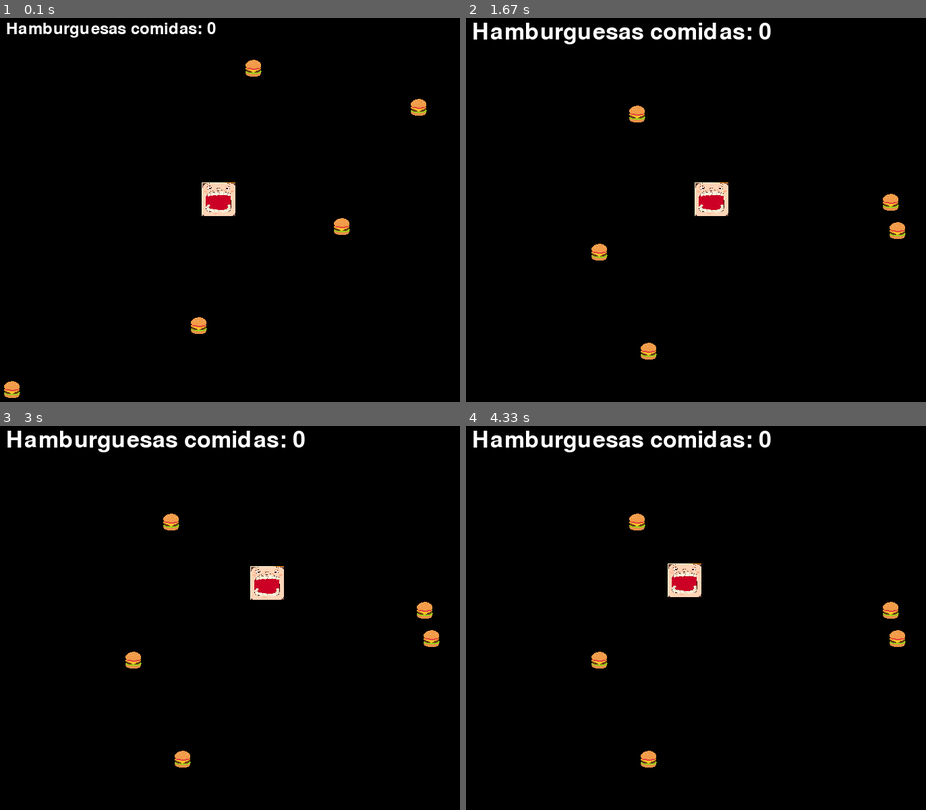
Above: before the commit, frames 1-4 (two rows, left to right).
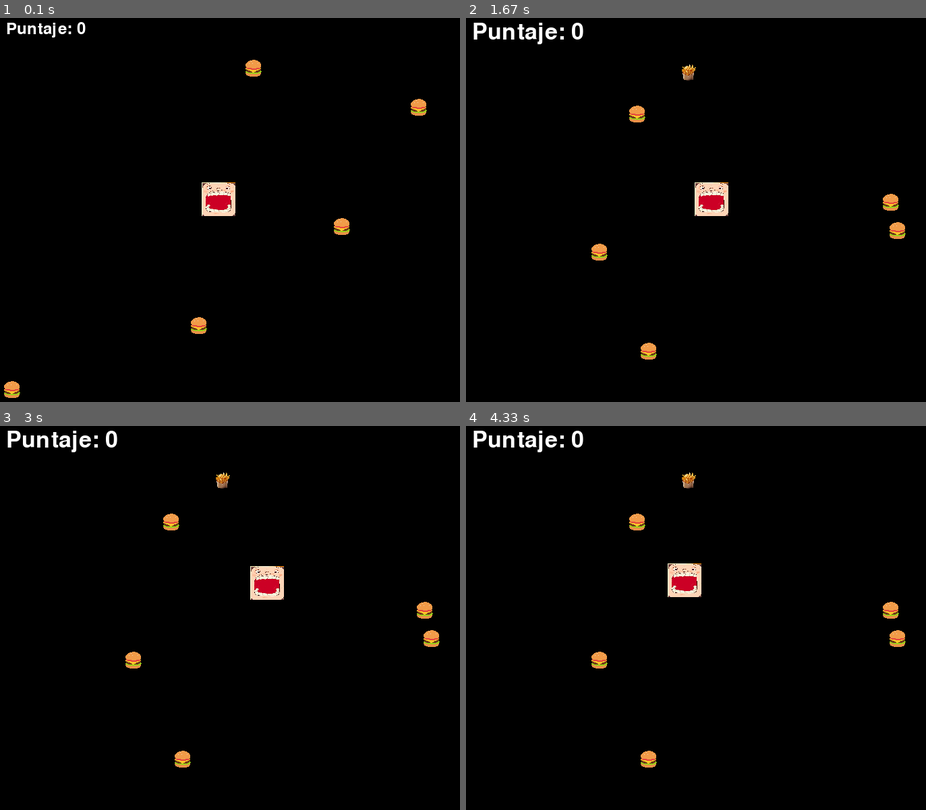
Above: after the commit, the same moments.

Repository: MateoPrados/pygame_eater
Game: pygame game, started from PyGame/main.py
Same seed, same stepped clock (60 frames per second), same inputs: the game is played once before the commit and once after it.
Inputs:
- Up to frame 1 (0.1 s): no input
- Up to frame 2 (1.67 s): hold Esc 0.33-0.8 s; hold D 0.33-0.8 s; hold Esc 0.83-1.3 s; hold D from 1.33 s (still down)
- Up to frame 3 (3 s): release D at 1.8 s; hold W 1.83-2.13 s; hold D 2.17-2.63 s; hold A from 2.67 s (still down)
- Up to frame 4 (4.33 s): release A at 3.2 s; hold S 3.23-3.53 s; hold A 3.57-3.97 s; hold W from 4 s (still down)

The runs differ from the first frame. In frame 1, 0.7% of the frame differs, in the area x 1-47%, y 1-6%; in frame 2, 1.4%, in the area x 1-67%, y 1-17%; in frame 3, 1.4%; in frame 4, 1.4%.

Commit message:
fries_added

Diff:
--- a/PyGame/images.py
+++ b/PyGame/images.py
@@ -7,3 +7,6 @@
 # Cargar la imagen de la hamburguesa
 burger_img = pygame.image.load('resources/hamburger.png')
 burger_img = pygame.transform.scale(burger_img, (30, 30))
+
+fries_img = pygame.image.load('resources/fries.png')
+fries_img = pygame.transform.scale(fries_img, (30, 30))
--- a/PyGame/main.py
+++ b/PyGame/main.py
@@ -1,7 +1,9 @@
+# main.py
 import pygame
 import random
 from constants import *
-from images import player_img, burger_img
+from images import player_img, burger_img, fries_img
+from time import sleep
 
 pygame.init()
 
@@ -14,12 +16,14 @@
 player_rect = player_img.get_rect(topleft=(300, 250))
 
 burgers = []
-hamburguesas_comidas = 0
+fries = []  # Lista para almacenar las posiciones de las papas fritas
+puntaje = 0  # Contador de puntaje para hamburguesas y papas fritas
 font = pygame.font.SysFont(None, 36)
 
 game = True
 paused = False
 tiempo_transcurrido = 0
+fries_aparecidas = False  # Variable para controlar si ya apareció una papa frita
 
 while game:
     clock.tick(FPS)
@@ -32,8 +36,10 @@
                 paused = not paused
                 if not paused:
                     tiempo_transcurrido = 0
-                    hamburguesas_comidas = 0
+                    puntaje = 0  # Reiniciar el puntaje cuando se reanuda el juego
                     burgers.clear()
+                    fries.clear()
+                    fries_aparecidas = False  # Reiniciar la variable de control de papas fritas
 
     if not paused:
         key = pygame.key.get_pressed()
@@ -54,21 +60,39 @@
             burger_y = random.randint(0, SCREEN_HEIGHT - 30)
             burgers.append((burger_x, burger_y))
 
+        # Generar papas fritas aleatorias de forma ocasional y única
+        if not fries and random.randint(0, 1000) < 2 and not fries_aparecidas:
+            fries_x = random.randint(0, SCREEN_WIDTH - 30)
+            fries_y = random.randint(0, SCREEN_HEIGHT - 30)
+            fries.append((fries_x, fries_y))
+            fries_aparecidas = True  # Marcar que ya apareció una papa frita
+
         for burger in burgers:
             screen.blit(burger_img, burger)
+
+        for fry in fries:
+            screen.blit(fries_img, fry)
 
         for burger in burgers[:]:
             burger_rect = pygame.Rect(burger[0], burger[1], 30, 30)
             if player_rect.colliderect(burger_rect):
                 burgers.remove(burger)
-                hamburguesas_comidas += 1
+                puntaje += 1  # Sumar al puntaje cuando se come una hamburguesa
+
+        for fry in fries[:]:
+            fry_rect = pygame.Rect(fry[0], fry[1], 30, 30)
+            if player_rect.colliderect(fry_rect):
+                fries.remove(fry)
+                puntaje += 5  # Sumar 5 al puntaje cuando se come una papa frita
+                fries_aparecidas = False  # Reiniciar la variable de control de papas fritas
 
         tiempo_transcurrido += 1 / FPS
 
         if tiempo_transcurrido >= TIEMPO_MAXIMO:
             paused = True
 
-        text_surface = font.render("Hamburguesas comidas: " + str(hamburguesas_comidas), True, (255, 255, 255))
+        # Mostrar contador de puntaje en la parte superior de la pantalla
+        text_surface = font.render("Puntaje: " + str(puntaje), True, (255, 255, 255))
         screen.blit(text_surface, (10, 10))
 
     else:
@@ -76,11 +100,11 @@
         text = font.render("Paused", True, (255, 255, 255))
         screen.blit(text, (SCREEN_WIDTH // 2 - 70, SCREEN_HEIGHT // 2 - 25))
 
-        puntaje_text = font.render(f"Puntaje: {hamburguesas_comidas}", True, (255, 255, 255))
-        screen.blit(puntaje_text, (SCREEN_WIDTH // 2 - 100, SCREEN_HEIGHT // 2 + 25))
+        puntaje_text = font.render(f"Puntaje total: {puntaje}", True, (255, 255, 255))
+        screen.blit(puntaje_text, (SCREEN_WIDTH // 2 - 150, SCREEN_HEIGHT // 2 + 25))
 
-        reiniciar_text = font.render("Presiona ESC para reiniciar", True, (255, 255, 255))
-        screen.blit(reiniciar_text, (SCREEN_WIDTH // 2 - 180, SCREEN_HEIGHT // 2 + 75))
+        restart_text = font.render("Presiona ESC para reiniciar", True, (255, 255, 255))
+        screen.blit(restart_text, (SCREEN_WIDTH // 2 - 200, SCREEN_HEIGHT // 2 + 75))
 
     pygame.display.update()
 
Binary file added: resources/fries.png
